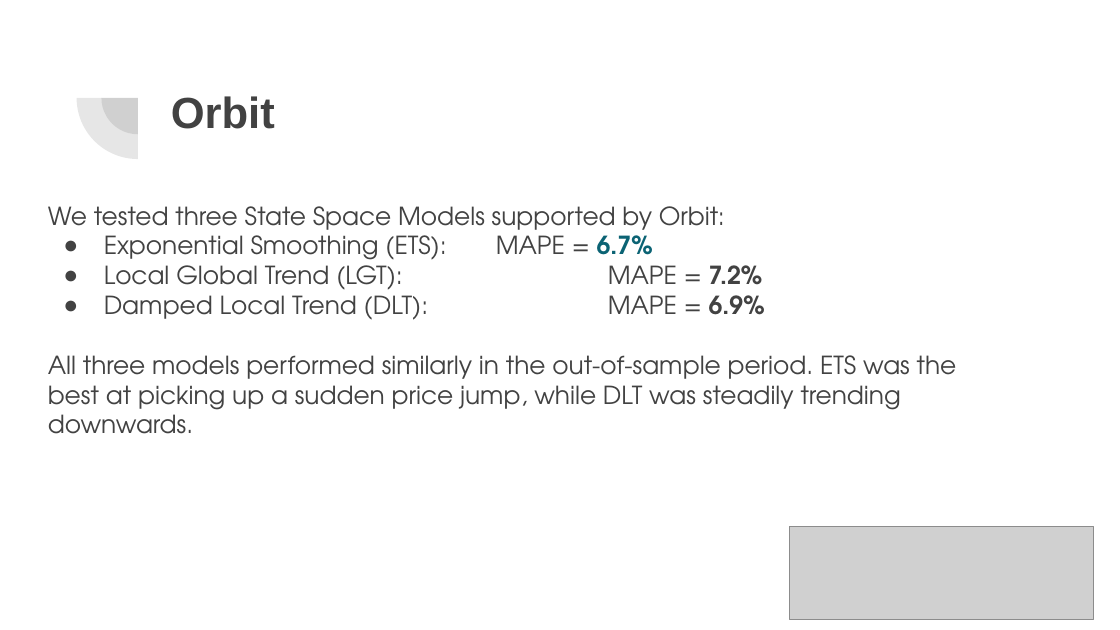
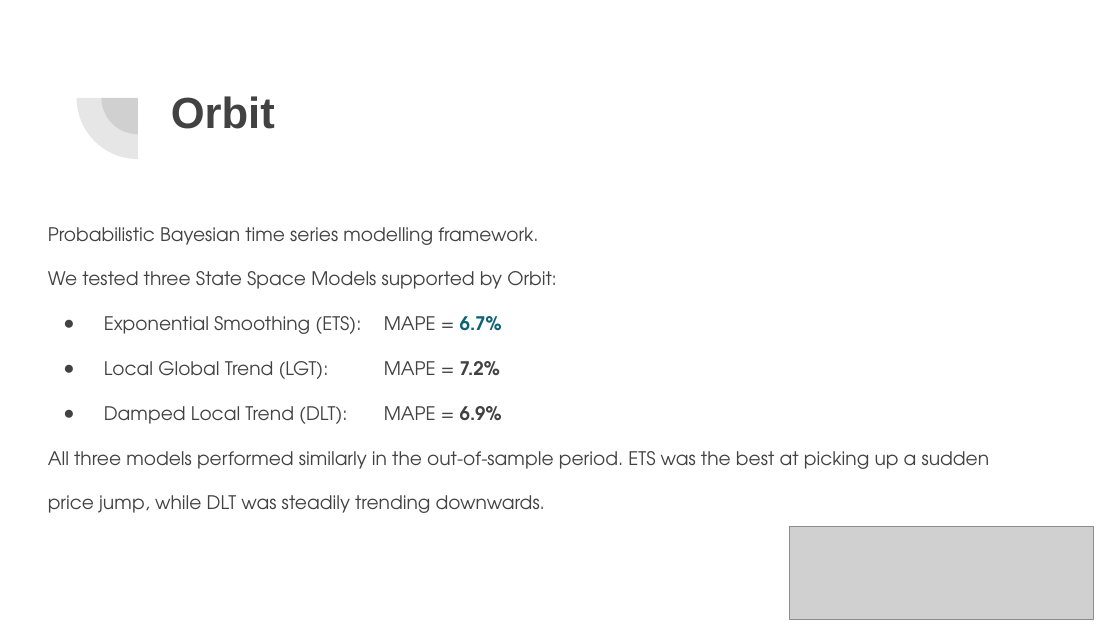
Before and after one commit to afoster28/ml_fin2, a slide deck: slide 6 of Tokyo Stock Exchange - A. Foster, M. Staniszewski.pptx. Drawn at 1120x630 pixels with LibreOffice and Linux fonts; fonts in the diff are those of the drawing; grey boxes stand for pictures. Boxes give left, top, right and bottom in pixels: in the first picture for what was removed or moved away, otherwise in the second. Text is boxed around its words. In the diff, an @@ line names an element or a change of style, - is before the commit and + after.

```diff
--- a/Tokyo Stock Exchange - A. Foster, M. Staniszewski.pptx
+++ b/Tokyo Stock Exchange - A. Foster, M. Staniszewski.pptx
@@ subtitle at <box>48,227,538,245</box>: paragraph added @@
+Probabilistic Bayesian time series modelling framework.
@@ subtitle at <box>48,271,990,513</box>: size 16 to 12 pt in "We tested three State Space Models supported ...", "Exponential Smoothing (ETS): MAPE = 6.7%", "Local Global Trend (LGT): MAPE = 7.2%", "Damped Local Trend (DLT): MAPE = 6.9%" and 1 more places; line spacing 1 to 2 @@
```
Also in this commit, not shown: 5 other slides changed, 1 slide added, 1 other file.
